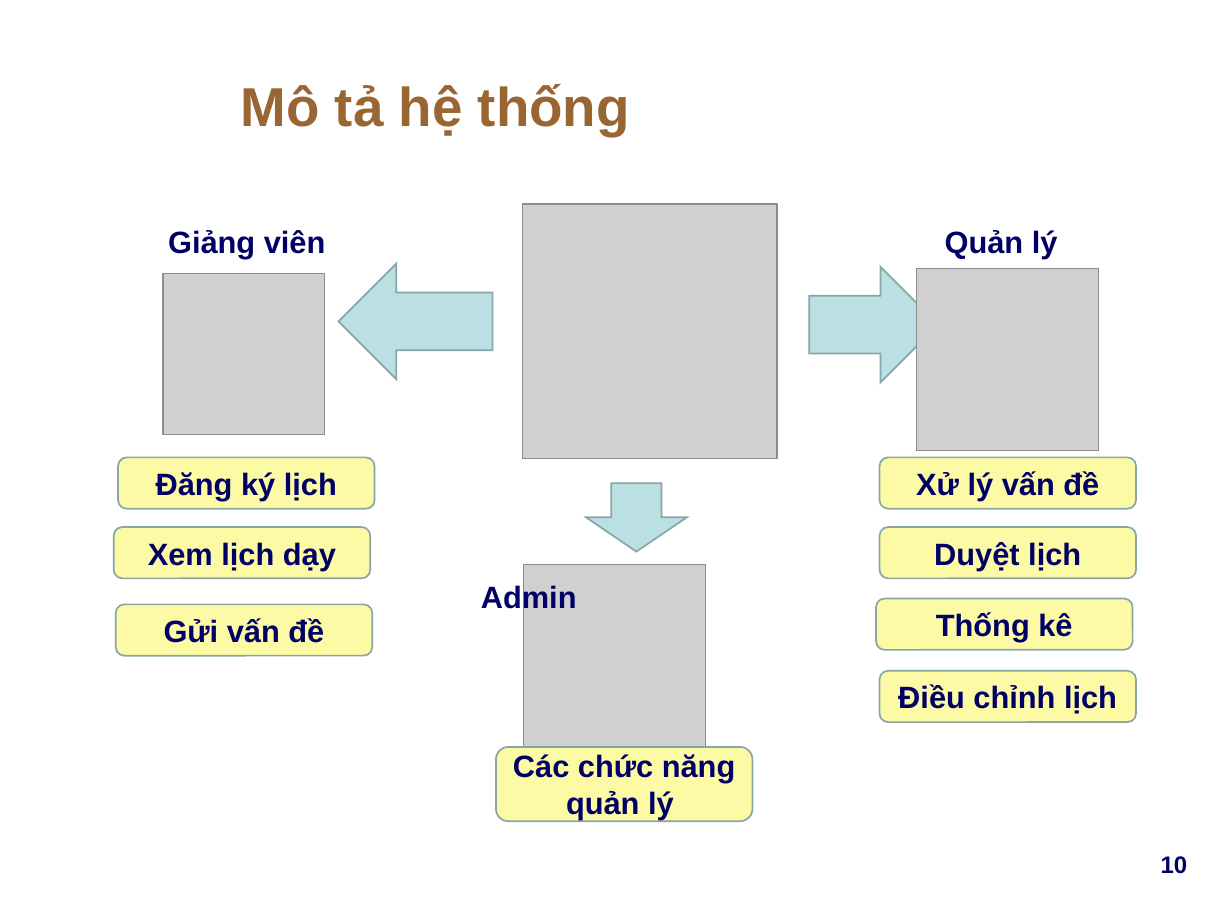
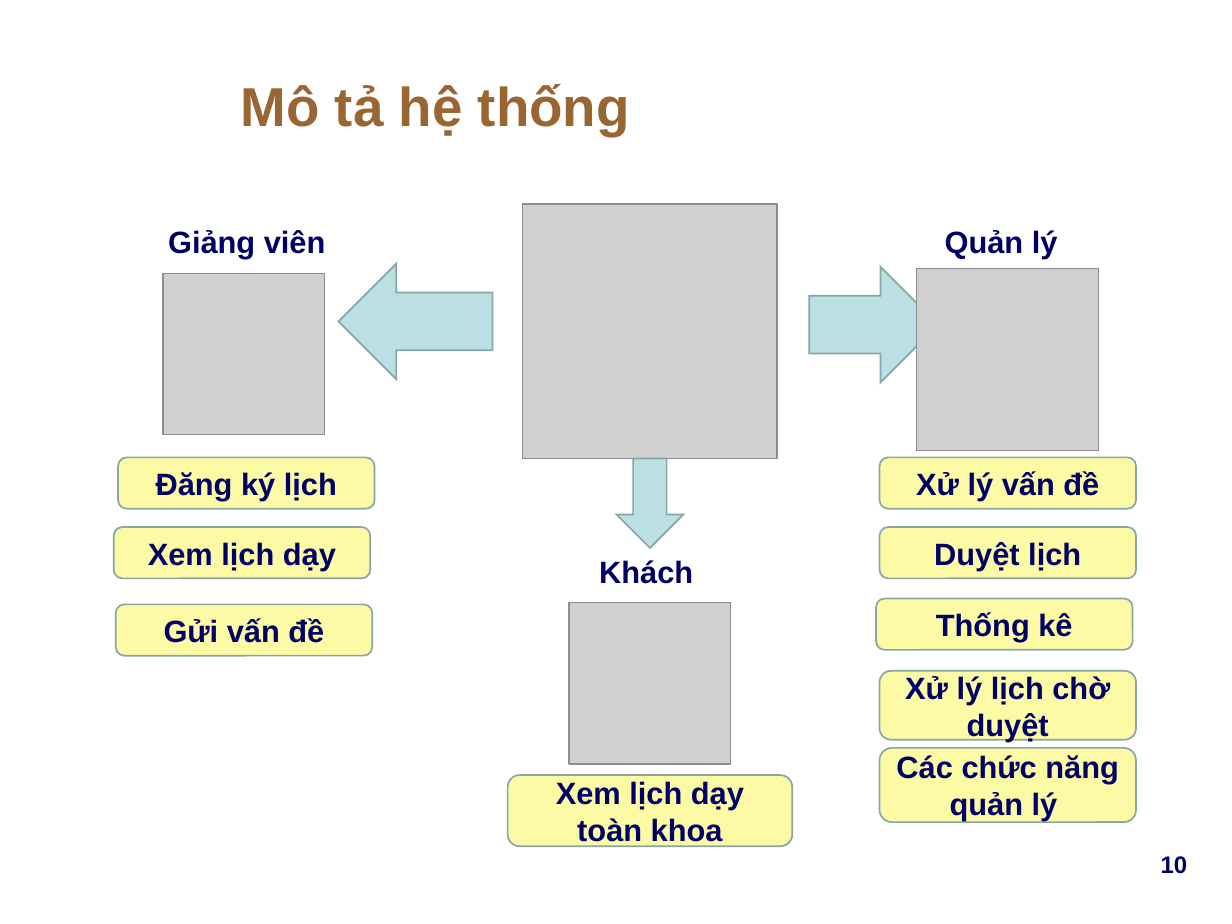
Before and after one commit to pnqphong95/lab-manager, a slide deck: slide 10 of docs/resources/Presentation.pptx. Drawn at 1232x924 pixels with LibreOffice and Linux fonts; fonts in the diff are those of the drawing; grey boxes stand for pictures; background and template pictures are left out. Boxes give left, top, right and bottom in pixels: in the first picture for what was removed or moved away, otherwise in the second. Text is boxed around its words. In the diff, an @@ line names an element or a change of style, - is before the commit and + after.

Commit message:
Finish slide + add dummy data

```diff
--- a/docs/resources/Presentation.pptx
+++ b/docs/resources/Presentation.pptx
@@ left arrow added at (617,458,683,548), fill #BBE0E3, outline #8AA6A8 1 pt @@
@@ down arrow removed at (586,483,687,552) @@
@@ picture removed at (524,564,706,747) @@
@@ text added at (599,560,693,584), 18 pt, text #000066, bold @@
+Khách
@@ text removed at (481,584,577,614) @@
-Admin
@@ picture added at (569,602,731,764) @@
@@ rounded rectangle "Xử lý lịch chờ duyệt": place and size @@
-rounded rectangle "Xử lý lịch chờ duyệt" at (880,671,1136,723)
+rounded rectangle "Xử lý lịch chờ duyệt" at (880,671,1136,740)
@@ text in rounded rectangle at (905,676,1110,741): text changed @@
-Điều chỉnh lịch
+Xử lý lịch chờ duyệt
@@ rounded rectangle "Các chức năng quản lý": place and size @@
-rounded rectangle "Các chức năng quản lý" at (496,747,753,821)
+rounded rectangle "Các chức năng quản lý" at (880,748,1136,822)
@@ rounded rectangle added at (508,775,792,846), fill #FCFAA4, outline #8AA6A8 1 pt, 18 pt, text #000066, bold @@
+Xem lịch dạy toàn khoa
```
Also in this commit, not shown: 2 other files.
